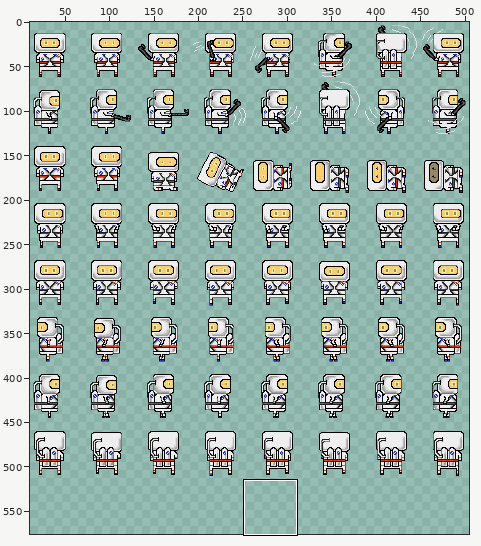
File history of a sprite sheet, img/space_traveler.png. Above: a wide view before the commit, with the close-up outlined.
Close-up. Before:
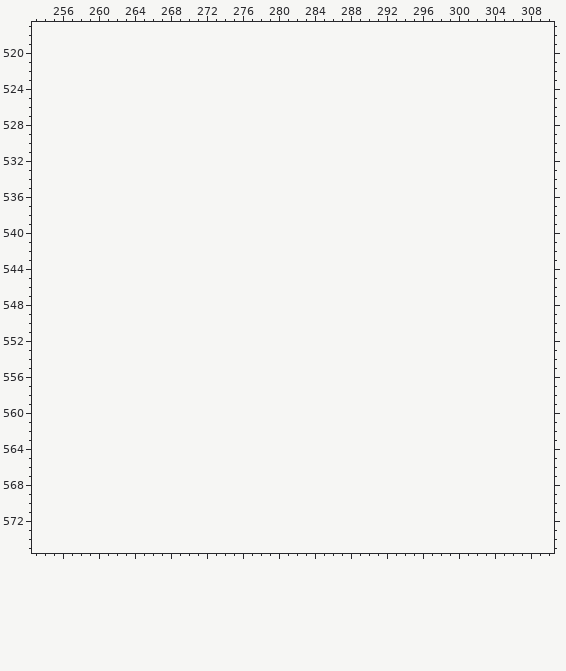
The file is 512x512 pixels. Shown: x 253..310, y 517..575. The old version is drawn lined up with the new one, on the new canvas. The wide view leaves out empty margins. The commit also changed other parts of the picture, which this record leaves out.
After:
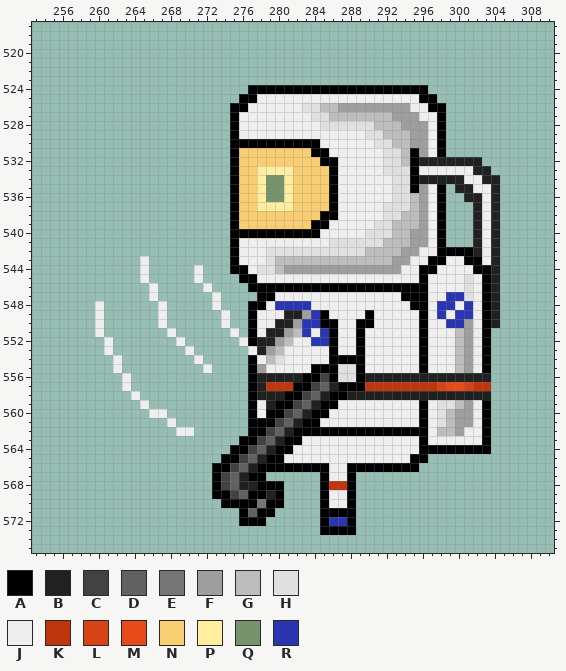
Palette (. is transparent): A #000000  B #212121  C #424242  D #616161  E #757575  F #9e9e9e  G #bdbdbd  H #e0e0e0  J #eeeeee  K #bf360c  L #d84315  M #e64a19  N #f9cd71  P #ffeda0  Q #77936b  R #2a36b1
Edits made:
canvas 512x512 -> 512x576
y 524: x 277..296 .................... -> AAAAAAAAAAAAAAAAAAAA
y 525: x 276..297 ...................... -> AAJJJJJJJJJJJJJJJJJJAA
y 526: x 275..298 ........................ -> AAJJJJJJHHGGFFFFFFFFJJAA
y 527: x 275..298 ........................ -> AJJJJJJJJHHGGGGGGGFFFJJA
y 528: x 275..298 ........................ -> AJJJJJJJJJHHHHHHGGGFFFJA
y 529: x 275..298 ........................ -> AJJJJJJJJJJJJJJHHGGGFFJA
y 530: x 275..298 ........................ -> AAAAAAAAAAJJJJJJHHGGFFJA
y 531: x 275..298 ........................ -> ANNNNNNNNAAJJJJJJHHGAFJA
y 532: x 275..302 ............................ -> ANNNNNNNNNAAJJJJJHHGABBBBBBB
y 533: x 275..303 ............................. -> ANNPPPPNNNNAJJJJJHHHAJJJJJJBB
y 534: x 275..304 .............................. -> ANNPQQPNNNNAJJJJJJHHABBBBBJJBB
y 535: x 275..298 ........................ -> ANNPQQPNNNNAJJJJJJHHAFJA; x 300..304 ..... -> BBJJB
y 536: x 275..298 ........................ -> ANNPQQPNNNNAJJJJJJHHGFJA; x 301..304 .... -> BBJB
y 537: x 275..298 ........................ -> ANNPPPPNNNNAJJJJJHHHGFJA; x 302..304 ... -> BJB
y 538: x 275..298 ........................ -> ANNNNNNNNNAAJJJJJHHGGFJA; x 302..304 ... -> BJB
y 539: x 275..298 ........................ -> ANNNNNNNNAAJJJJJHHGGGFJA; x 302..304 ... -> BJB
y 540: x 275..298 ........................ -> AAAAAAAAAAJJJJJHHHGGFFJA; x 302..304 ... -> BJB
y 541: x 275..298 ........................ -> AJJJJJJJJJJHHHHHHGGGFFJA; x 302..304 ... -> BJB
y 542: x 275..304 .............................. -> AJJJHHHHHHHHHHHGGGGFFJJAAAABJB
y 543: x 265 . -> J; x 275..304 .............................. -> AJJJHGGGGGGGGGGGGGFFJJAAJJAAJB
y 544: x 265 . -> J; x 271 . -> J; x 275..304 .............................. -> AAJHHGFFFFFFFFFFFFFJJAAJJJJAAB
y 545: x 265 . -> J; x 271 . -> J; x 276..304 ............................. -> AAJJJJJJJJJJJJJJJJJJAJJJJHJAB
y 546: x 266 . -> J; x 272 . -> J; x 277..304 ............................ -> AAAAAAAAAAAAAAAAAAAAJJJJHJAB
y 547: x 266 . -> J; x 273 . -> J; x 278..304 ........................... -> AAJJJJJJJJJJJJJJAAAJJRRHJAB
y 548: x 260 . -> J; x 267 . -> J; x 273 . -> J; x 277..304 ............................ -> AAJRRRRJJJJJJJJJJJAAJRRJRJAB
y 549: x 260 . -> J; x 267 . -> J; x 274 . -> J; x 277..304 ............................ -> AJJJBBFRAJJJJAJJJJJAJRJRRJAB
y 550: x 260 . -> J; x 267 . -> J; x 274 . -> J; x 277..304 ............................ -> AJJBBFRRAAJJAAJJJJJAJJRRFJAB
y 551: x 260 . -> J; x 268 . -> J; x 275 . -> J; x 277..303 ........................... -> AJBBFGRJRAJJAJJJJJJAJJJGFJA
y 552: x 261 . -> J; x 269 . -> J; x 276..303 ............................ -> JABBFGJJRRAJJAJJJJJJAJJJGFJA
y 553: x 261 . -> J; x 270 . -> J; x 277..303 ........................... -> JBFGJJJJJAJJAJJJJJJAJJJGFJA
y 554: x 262 . -> J; x 271 . -> J; x 277..303 ........................... -> AJGHJJJJJAAAAJJJJJJAJJJGFJA
y 555: x 262 . -> J; x 272 . -> J; x 277..303 ........................... -> AFJJJJJAAAHHAJJJJJJAJJJGFJA
y 556: x 263 . -> J; x 277..303 ........................... -> ABBBBBAACAHHABBBBBBBBBBBBBB
y 557: x 263 . -> J; x 277..303 ........................... -> ABKKKAACDBAAAKKKKKKKKLMMLKK
y 558: x 264 . -> J; x 277..303 ........................... -> ABBBAACDBAABBBBBBBBBBBBBBBB
y 559: x 265 . -> J; x 277..303 ........................... -> AJBAACDBAAJJJJJJJJJAJHHGFJA
y 560: x 266..267 .. -> JJ; x 277..303 ........................... -> AJAACDBAAJJJJJJJJJJAJHGFFJA
y 561: x 268 . -> J; x 277..303 ........................... -> AAACDBAAJJJJJJJJJJJAJHGFFJA
y 562: x 269..270 .. -> JJ; x 277..303 ........................... -> AACDBAAAAAAAAAAAAAAAJGGFJJA
y 563: x 276..303 ............................ -> AACDBAAJJJJJJJJJJJJJAJJJJJJA
y 564: x 275..303 ............................. -> AACDBAAJJJJJJJJJJJJJJAAAAAAAA
y 565: x 274..296 ....................... -> AACDBAAJJJJJJJJJJJJJJAA
y 566: x 273..295 ....................... -> AACDBAAAAAAAAJJAAAAAAAA
y 567: x 273..278 ...... -> ACDBAA; x 285..288 .... -> AJJA
y 568: x 273..280 ........ -> ACDBBAAA; x 285..288 .... -> AKKA
y 569: x 273..280 ........ -> AACDAABA; x 285..288 .... -> AJJA
y 570: x 274..280 ....... -> AAAAEAA; x 285..288 .... -> AJJA
y 571: x 276..279 .... -> ADAA; x 285..288 .... -> AAAA
y 572: x 276..278 ... -> AAA; x 285..288 .... -> ARRA
y 573: x 285..288 .... -> AAAA
Where, in picture pixels (left, top, right, bottom), the same in both close-ups:
added: (95, 85, 500, 535)
